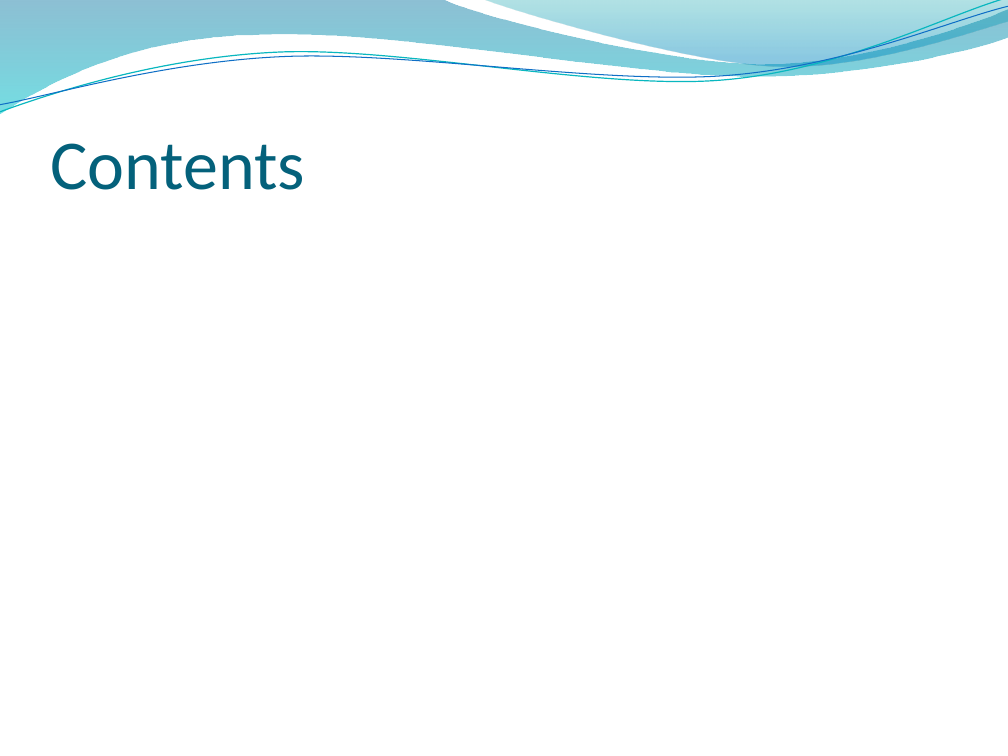
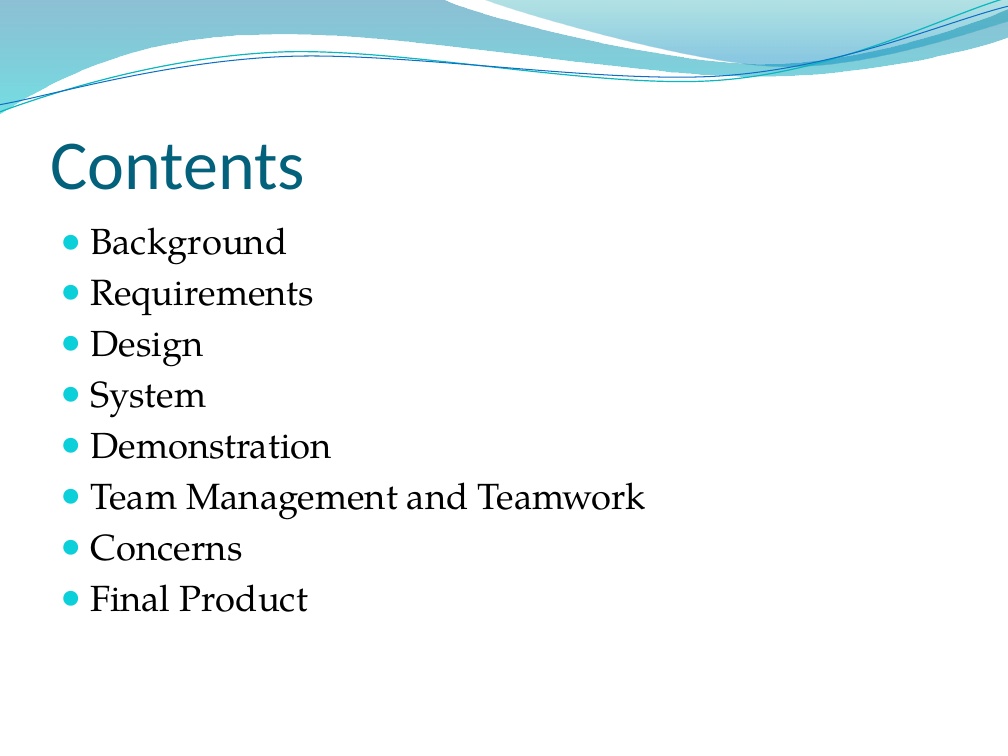
Before and after one commit to tasbal/cpsc483, a slide deck: slide 2 of MISC/Final Presentation.pptx. Drawn at 1008x756 pixels with LibreOffice and Linux fonts; fonts in the diff are those of the drawing; background and template pictures are left out. Boxes give left, top, right and bottom in pixels: in the first picture for what was removed or moved away, otherwise in the second. Text is boxed around its words. In the diff, an @@ line names an element or a change of style, - is before the commit and + after.

```diff
--- a/MISC/Final Presentation.pptx
+++ b/MISC/Final Presentation.pptx
@@ text added at <box>91,227,646,612</box>, 26 pt, text #000000 @@
+● Background
+● Requirements
+● Design
+● System
+● Demonstration
+● Team Management and Teamwork
+● Concerns
+● Final Product
```
Also in this commit, not shown: 3 other slides changed.
